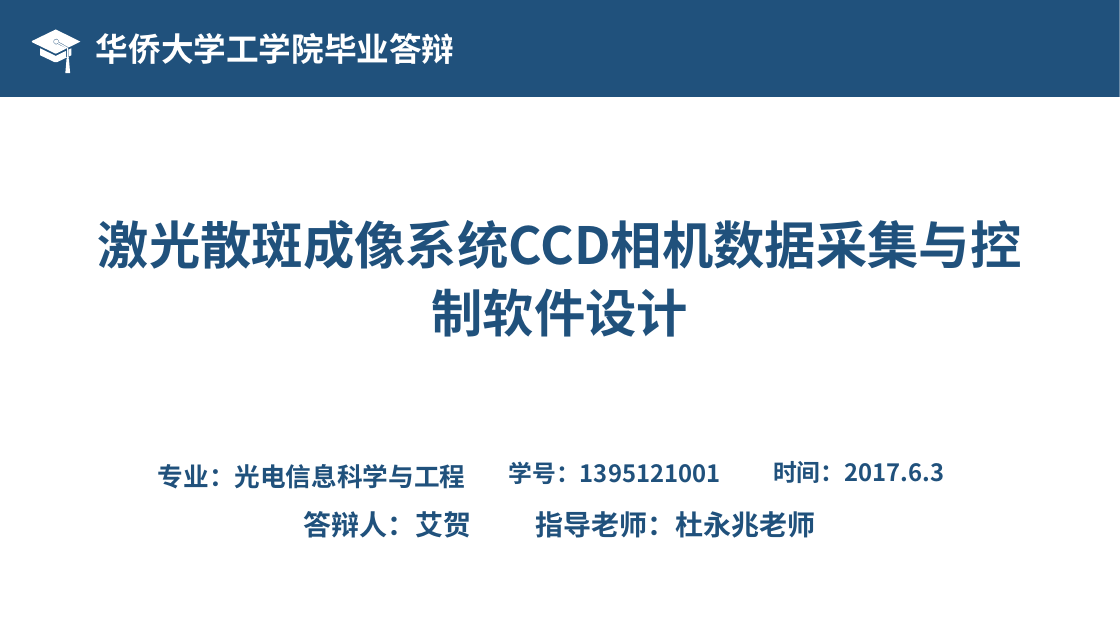
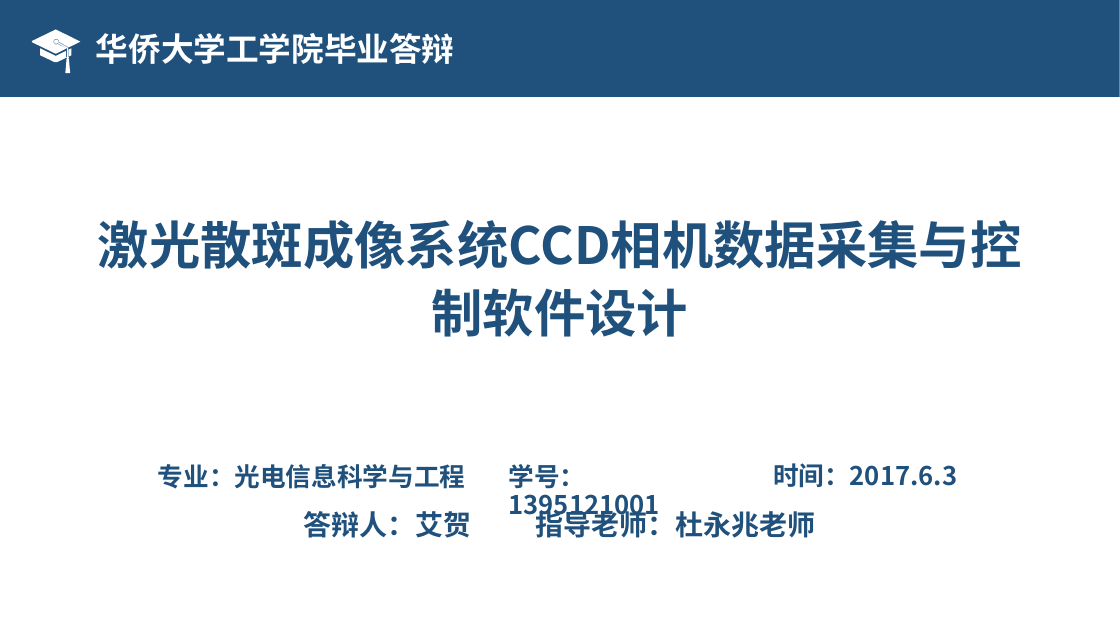
Before and after one commit to aihes/PylonCamera, a slide deck: slide 1 of paper/激光散斑系统CCD相机数据采集控制软件设计.ppt. Drawn at 1120x630 pixels with LibreOffice and Linux fonts; fonts in the diff are those of the drawing; background and template pictures are left out. Boxes give left, top, right and bottom in pixels: in the first picture for what was removed or moved away, otherwise in the second. Text is boxed around its words. In the diff, an @@ line names an element or a change of style, - is before the commit and + after.

```diff
--- a/paper/激光散斑系统CCD相机数据采集控制软件设计.ppt
+++ b/paper/激光散斑系统CCD相机数据采集控制软件设计.ppt
@@ text "学号：1395121001" at (509, 464, 660, 521): size 20.4 to 22 pt; line spacing 0.8 to 0.9 @@
@@ text "时间：2017.6.3" at (773, 463, 957, 488): size 20.4 to 22 pt; line spacing 0.8 to 0.9 @@
```
Also in this commit, not shown: 10 other slides changed.
